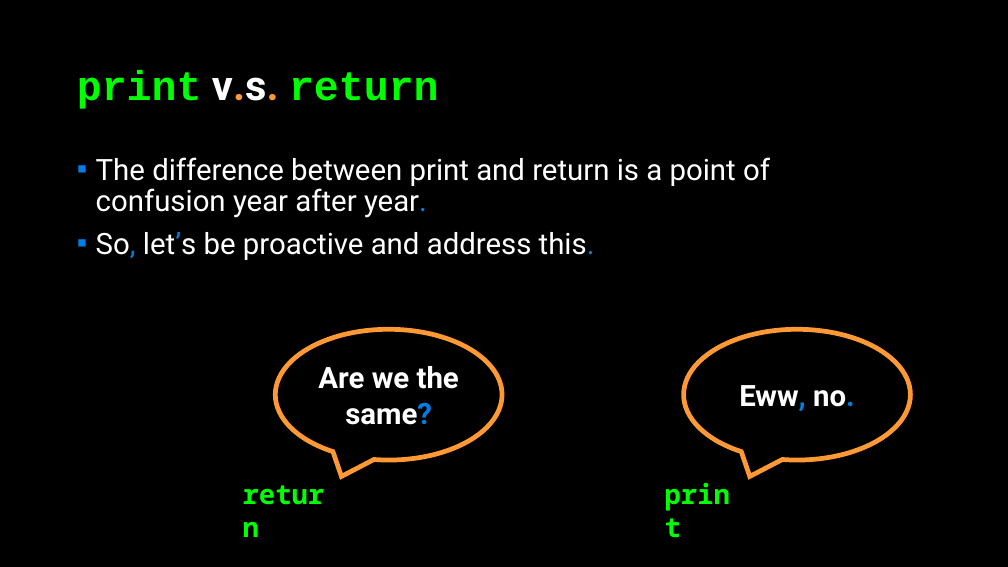
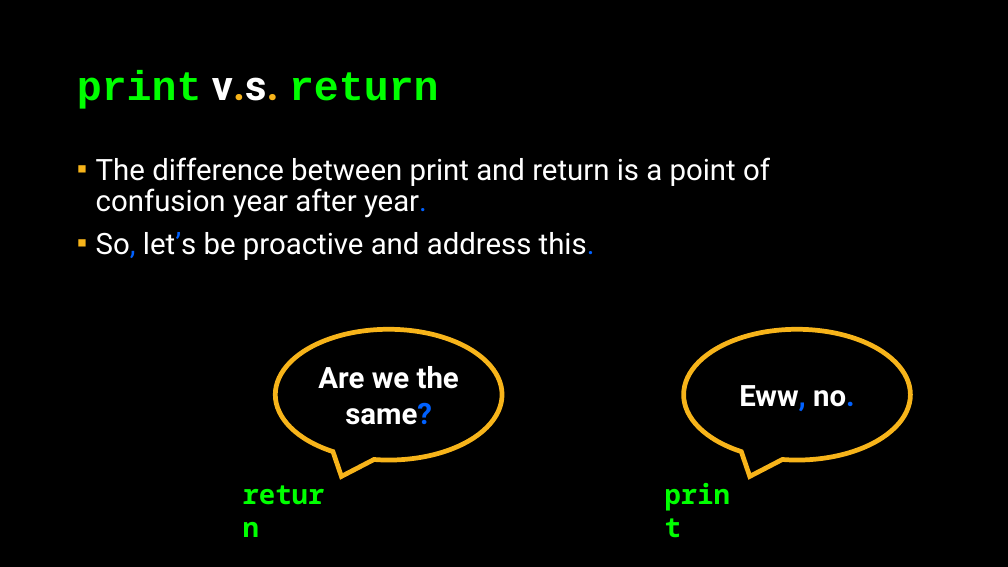
Before and after one commit to APS106/APS106-winter-2024-kinsella-goodfellow, a slide deck: slide 49 of lectures/week2/lecture2/slides/week2_lecture2.pptx. Drawn at 1008x567 pixels with LibreOffice and Linux fonts; fonts in the diff are those of the drawing; background and template pictures are left out. Boxes give left, top, right and bottom in pixels: in the first picture for what was removed or moved away, otherwise in the second. Text is boxed around its words. In the diff, an @@ line names an element or a change of style, - is before the commit and + after.

```diff
--- a/lectures/week2/lecture2/slides/week2_lecture2.pptx
+++ b/lectures/week2/lecture2/slides/week2_lecture2.pptx
@@ title "print v.s. return" at [77,70,439,109]: text colour #FF9933 to #F7B41A in "v.s." @@
@@ text "The difference between print and ..." at [96,157,770,260]: text colour #017EE5 to #0061FF in "year.", "So, let’s this."; bullet colour #007EE5 to #F7B41A @@
@@ speech bubble "Are we the same?" at [275,330,502,461]: text colour #017EE5 to #0061FF in "same?"; outline #FF9933 4.5 pt to #F7B41A 4.5 pt @@
@@ speech bubble "Eww, no." at [684,330,910,461]: text colour #017EE5 to #0061FF in "Eww, no."; outline #FF9933 4.5 pt to #F7B41A 4.5 pt @@
```
Also in this commit, not shown: 66 other slides changed, 17 other files.
